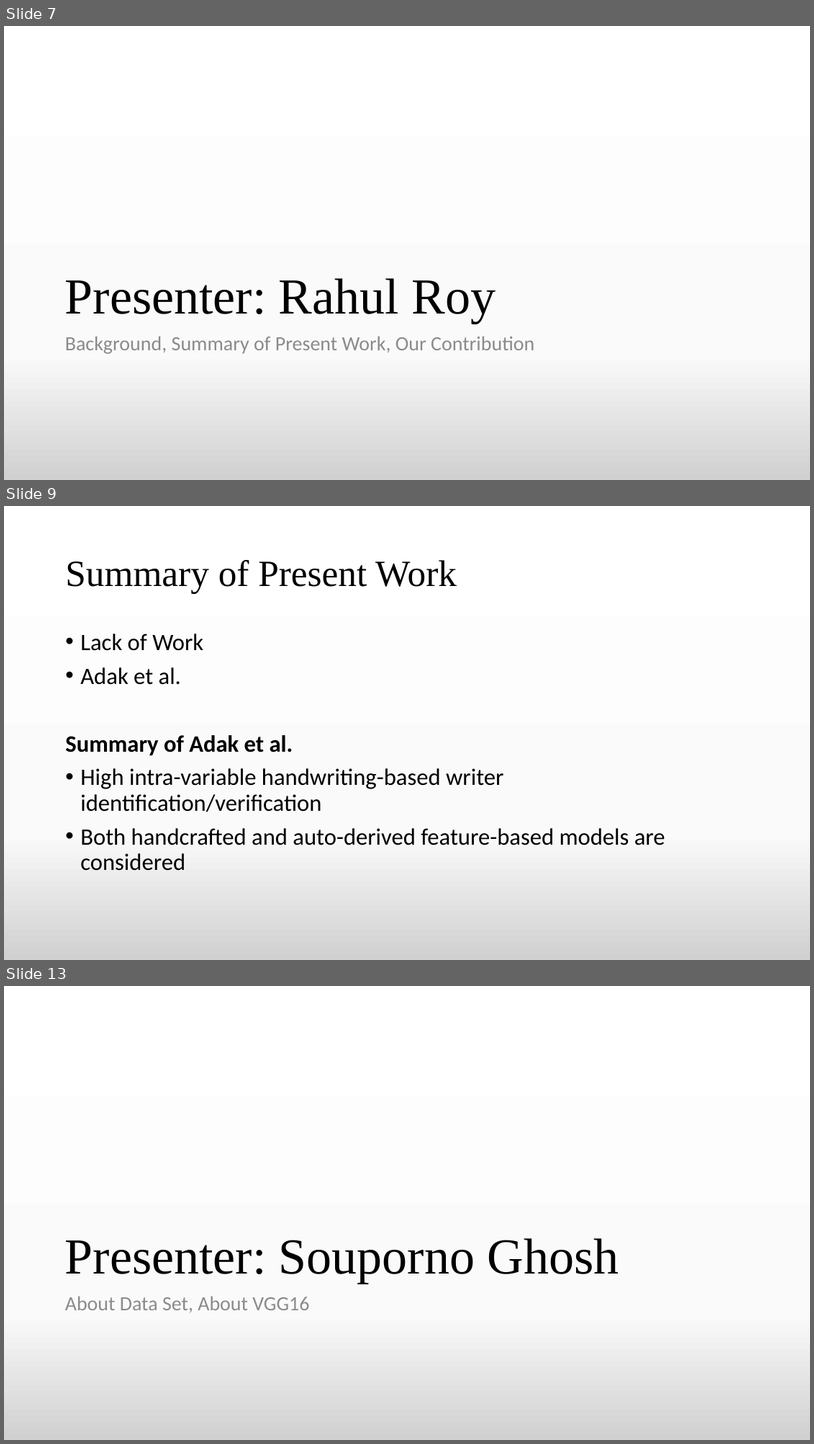
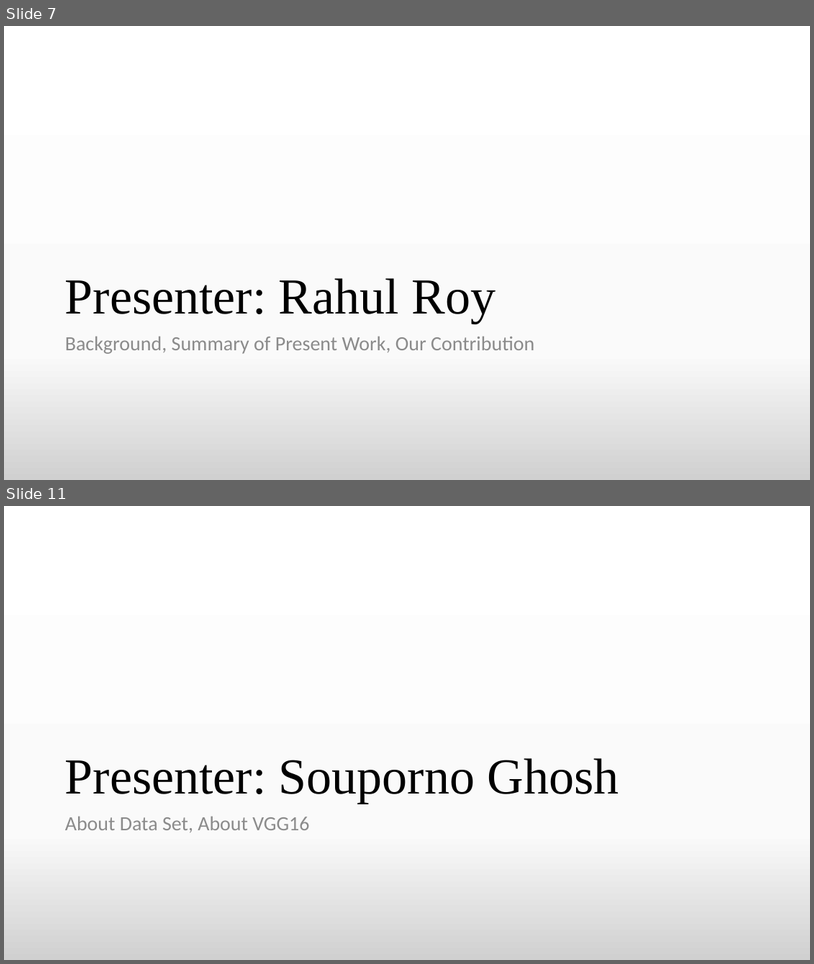
Before and after one commit to TheAnonymousMan/local-language-recognition-gcelt-class-2021, a slide deck: Documentation/4th Year Project Presentation.pptx. Shown one above the other, each under a label of ours: slides 7, 9 and 13 before the commit, slides 7 and 11 after it; the slides between them are not shown. The pictures are 814x1444 and 814x964 pixels, drawn with LibreOffice and Linux fonts; fonts in the diff are those of the drawing. Boxes give left, top, right and bottom in pixels: in the first picture for what was removed or moved away, otherwise in the second. Text is boxed around its words. In the diff, an @@ line names an element or a change of style, - is before the commit and + after.

```diff
--- a/Documentation/4th Year Project Presentation.pptx
+++ b/Documentation/4th Year Project Presentation.pptx
@@ slide 9 removed at [4,506,810,960], background gradient #FFFFFF to #FBFBFB to #D1D1D1 @@
@@ title removed at [65,560,457,593] @@
-Summary of Present Work
@@ text removed at [65,633,666,870] @@
-• Lack of Work
-• Adak et al.
-Summary of Adak et al.
-• High intra-variable handwriting-based writer identification/verification
-• Both handcrafted and auto-derived feature-based models are considered
@@ what was slide 13 is now slide 11 @@
```
Also in this commit, not shown: 5 slides changed, 4 slides added, 2 other slides removed, 2 other files.
